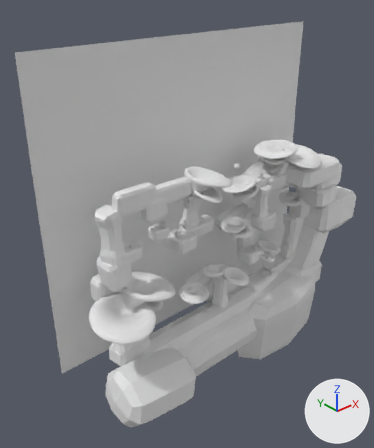
One commit to the Blender file scenes/hexapod.blend: the scene before it, then after it.
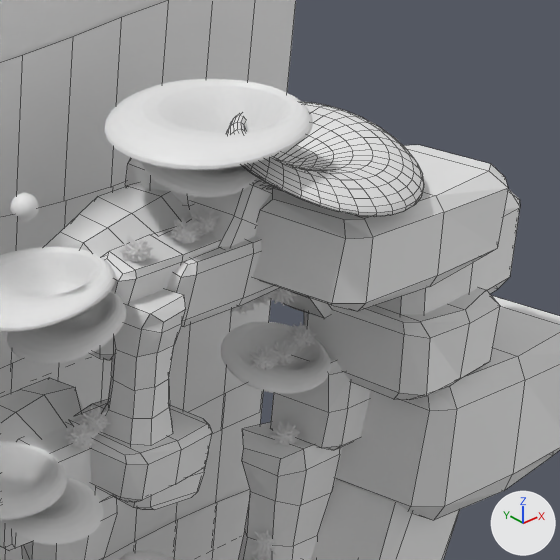
There are two pictures of each version: one whole from a 50 mm camera at (-121.0, -110.9, 60.6) aimed at (-9.9, 13.8, -23.2), one close up on the part from 62% to 94% of the width and 27% to 54% of the height. Lighting does not change. The marker at lower right points along +X, +Y and +Z. The last two pictures show the newer version. The close-ups show mesh edges as thin lines. Objects named as collision shapes, trigger or cutter boxes, shadow casters or lower levels of detail are left out.

Objects in the first close-up: 'DarkSquareRock.001', 'DarkSquareRock.003', 'DarkSquareRock.004', 'DarkSquareRock.006', 'FanCoral.001', 'FanCoral.003', 'FanCoral.004', 'Pillar.002', 'Pillar.004', 'Plane', 'Plane.002', 'Plane.003' and 39 more.
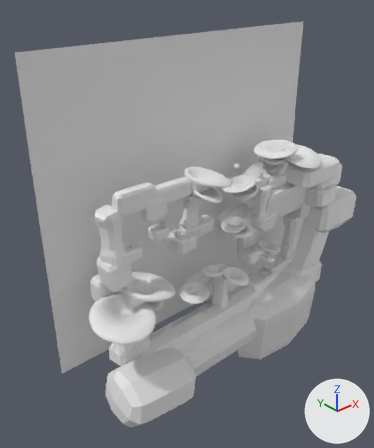
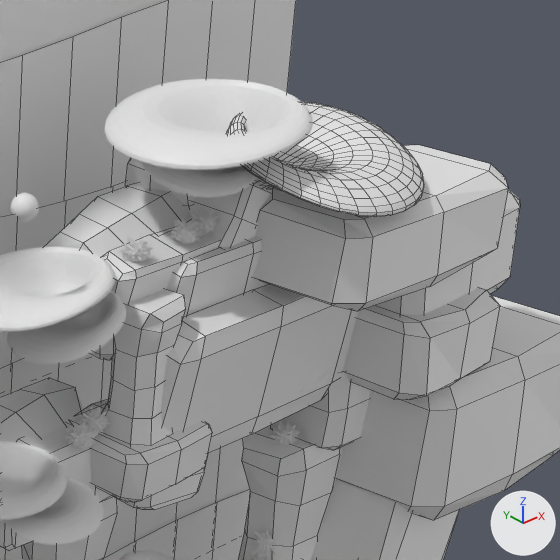
Commit message: Add secret room implementation

What differs and where, as boxes (x1, y1, x2, y2) in the close-ups (560 x 560 px):
'SecretRoom', added
    after: (161, 284, 359, 453)
'Plane.002', unchanged, covered by the edit
    before: (0, 301, 271, 412)
    after: (0, 354, 112, 409)
'FanCoral.016', unchanged, covered by the edit
    before: (221, 322, 331, 394)
    after: (300, 373, 329, 393)

The change, as a diff of the scene's bpy script:
```diff
--- a/scenes/hexapod.blend.py
+++ b/scenes/hexapod.blend.py
@@ ob_secretroom @@
+ob_secretroom = bpy.data.objects.new('SecretRoom', me_squarerock.copy())  # the mesh of ob_squarerock_015
+ob_secretroom.location = (24.51, -2.6, -18.36)
+ob_secretroom.rotation_euler = (0.165, 0.0, 0.0)  # degrees (9.5, 0, 0)
+ob_secretroom.scale = (12.3, 1.64, 5.91)
```
